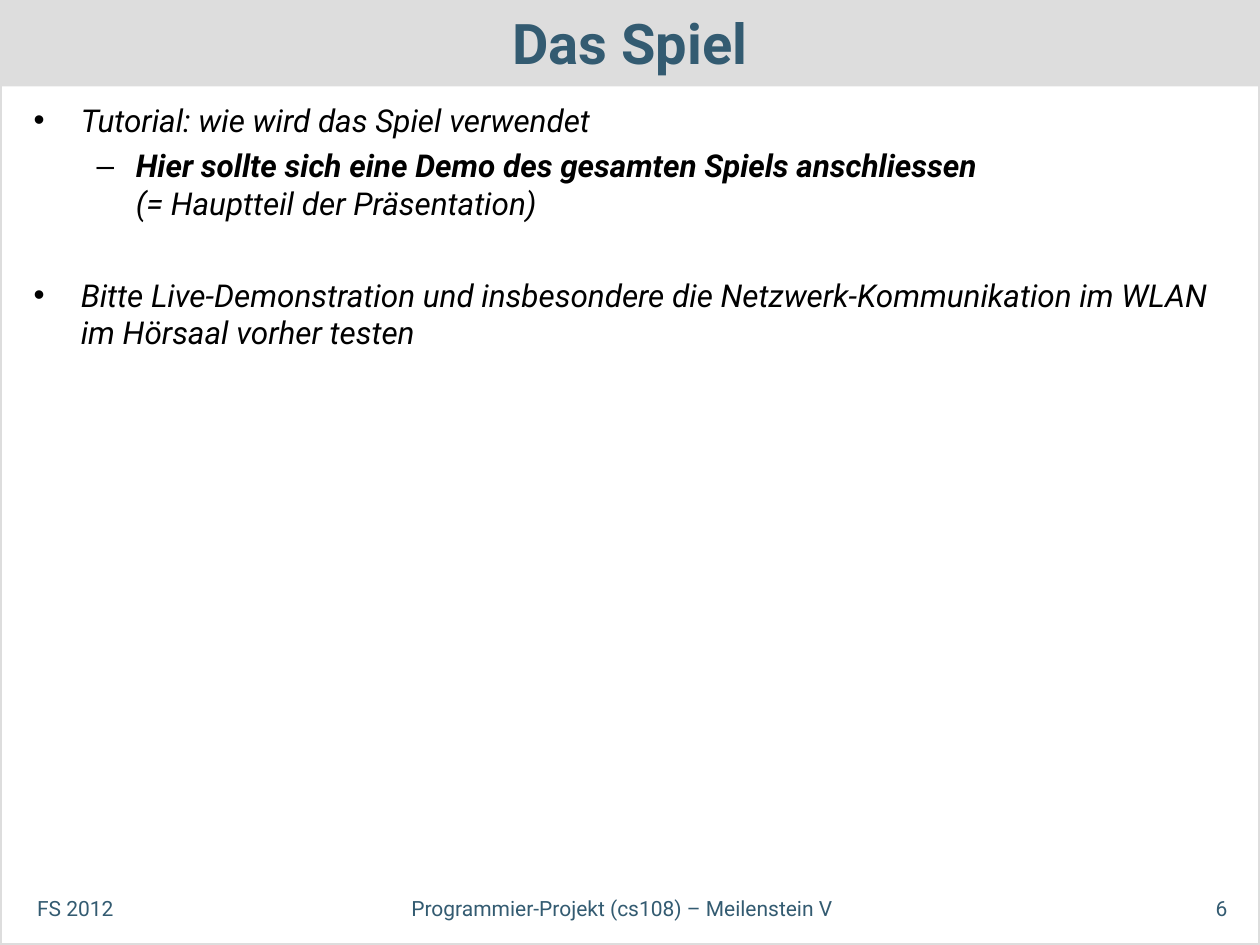
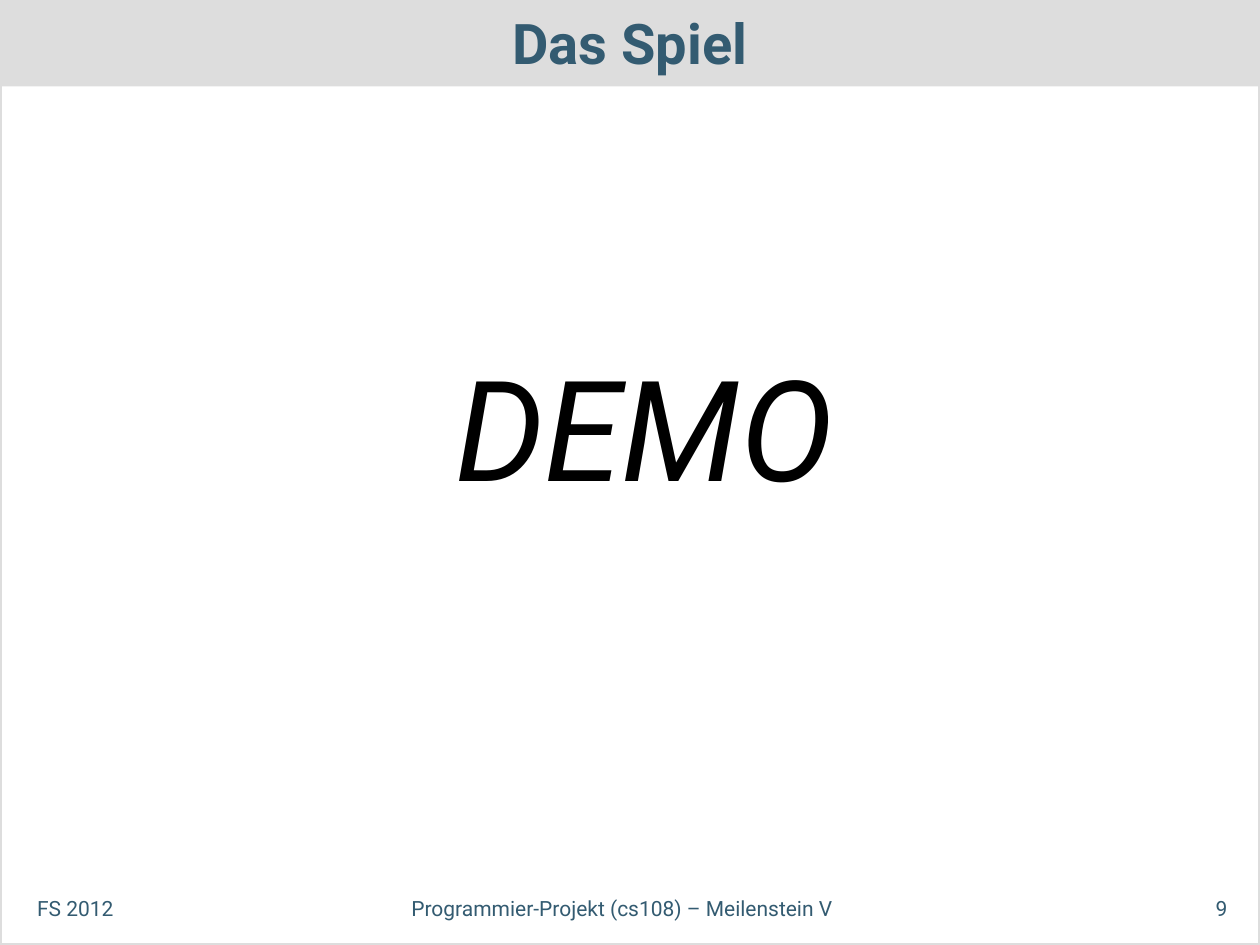
Before and after one commit to dihydrogenmonoxide/CS108, a slide deck: slide 9 of presentations/milestone_5/SwissDefcon_MS5.odp (slide 6 before the commit). Drawn at 1260x945 pixels with LibreOffice and Linux fonts; fonts in the diff are those of the drawing. Boxes give left, top, right and bottom in pixels: in the first picture for what was removed or moved away, otherwise in the second. Text is boxed around its words. In the diff, an @@ line names an element or a change of style, - is before the commit and + after.

```diff
--- a/presentations/milestone_5/SwissDefcon_MS5.odp
+++ b/presentations/milestone_5/SwissDefcon_MS5.odp
@@ text removed at <box>81,108,1206,345</box> @@
-• Tutorial: wie wird das Spiel verwendet
-  – Hier sollte sich eine Demo des gesamten Spiels anschliessen
-    (= Hauptteil der Präsentation)
-• Bitte Live-Demonstration und insbesondere die Netzwerk-Kommunikation im WLAN im Hörsaal vorher testen
@@ text added at <box>456,380,834,483</box>, 80 pt, text #000000, italic @@
+DEMO
@@ page number at <box>1216,901,1228,916</box>: text changed @@
-6
+9
```
Also in this commit, not shown: 6 other slides changed, 3 slides added, 1 other file.
